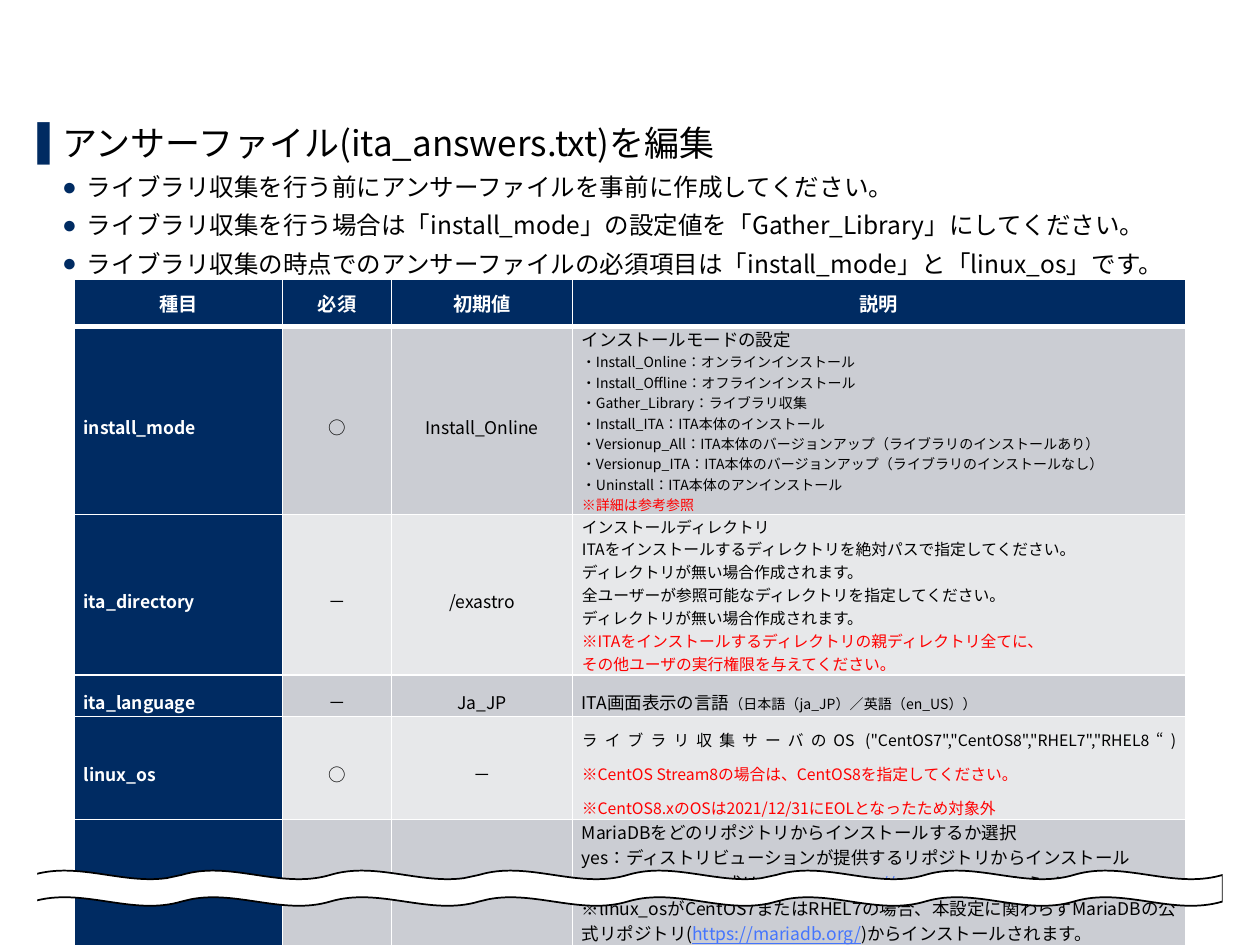
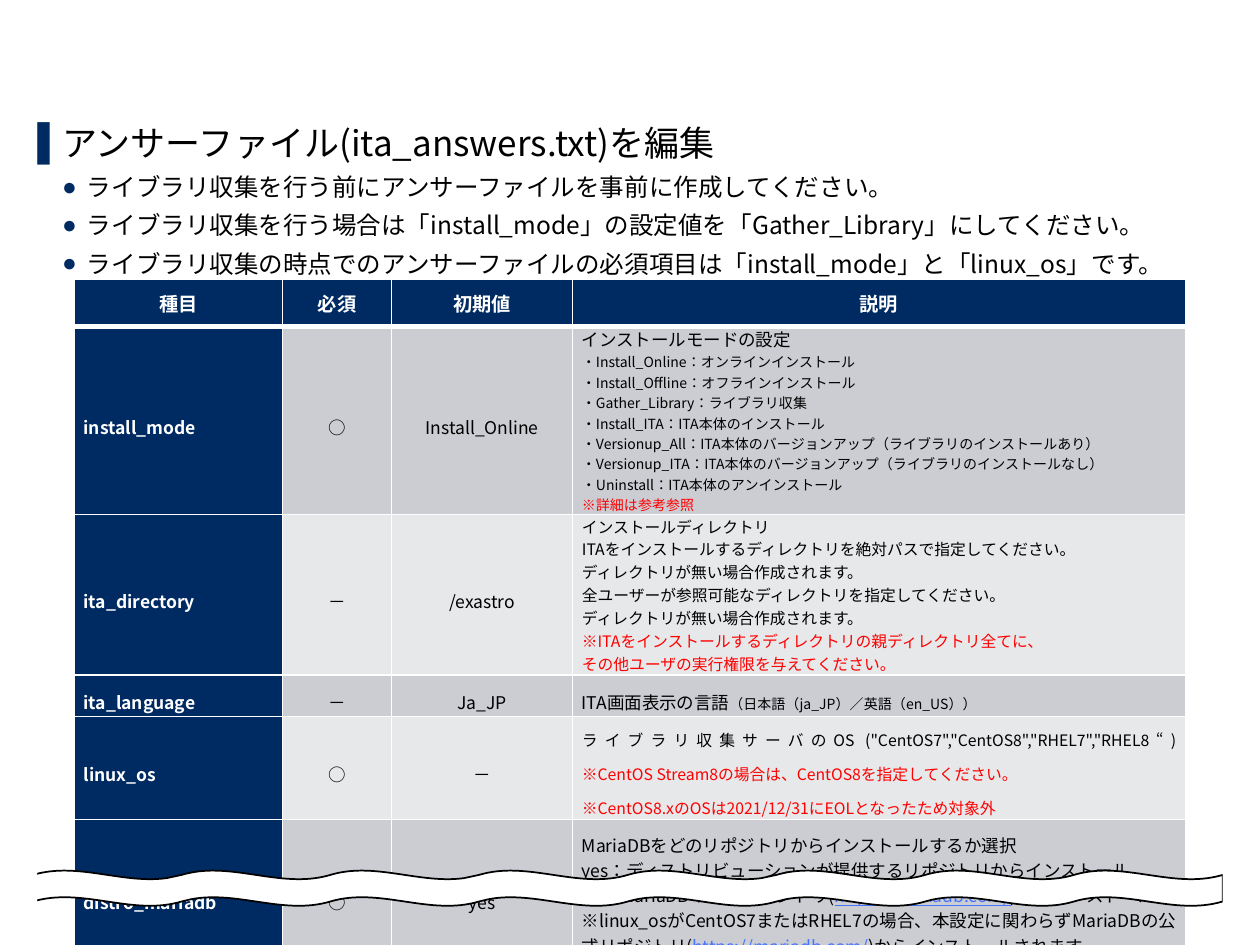
Before and after one commit to exastro-suite/it-automation-docs, a slide deck: slide 16 of asset/Learn_ja/ITA-offline-install_ja.pptx. Drawn at 1260x945 pixels with LibreOffice and Linux fonts; fonts in the diff are those of the drawing; background and template pictures are left out. Boxes give left, top, right and bottom in pixels: in the first picture for what was removed or moved away, otherwise in the second. Text is boxed around its words. In the diff, an @@ line names an element or a change of style, - is before the commit and + after.

```diff
--- a/asset/Learn_ja/ITA-offline-install_ja.pptx
+++ b/asset/Learn_ja/ITA-offline-install_ja.pptx
@@ table at box(74, 280, 1186, 934) @@
-row 6, column 4: MariaDBをどのリポジトリからインストールするか選択 / yes：ディストリビューションが提供するリポジトリからインストール / no：MariaDBの公式リポジトリ(https://mariadb.org/)からインストール / ※linux_osがCentOS7またはRHEL7の場合、本設定に関わらずMariaDBの公式リポジトリ(https://mariadb.org/)からインストールされます。
+row 6, column 4: MariaDBをどのリポジトリからインストールするか選択 / yes：ディストリビューションが提供するリポジトリからインストール / no：MariaDBの公式リポジトリ(https://mariadb.com/)からインストール / ※linux_osがCentOS7またはRHEL7の場合、本設定に関わらずMariaDBの公式リポジトリ(https://mariadb.com/)からインストールされます。
```
Also in this commit, not shown: 2 other slides changed, 5 other files.
